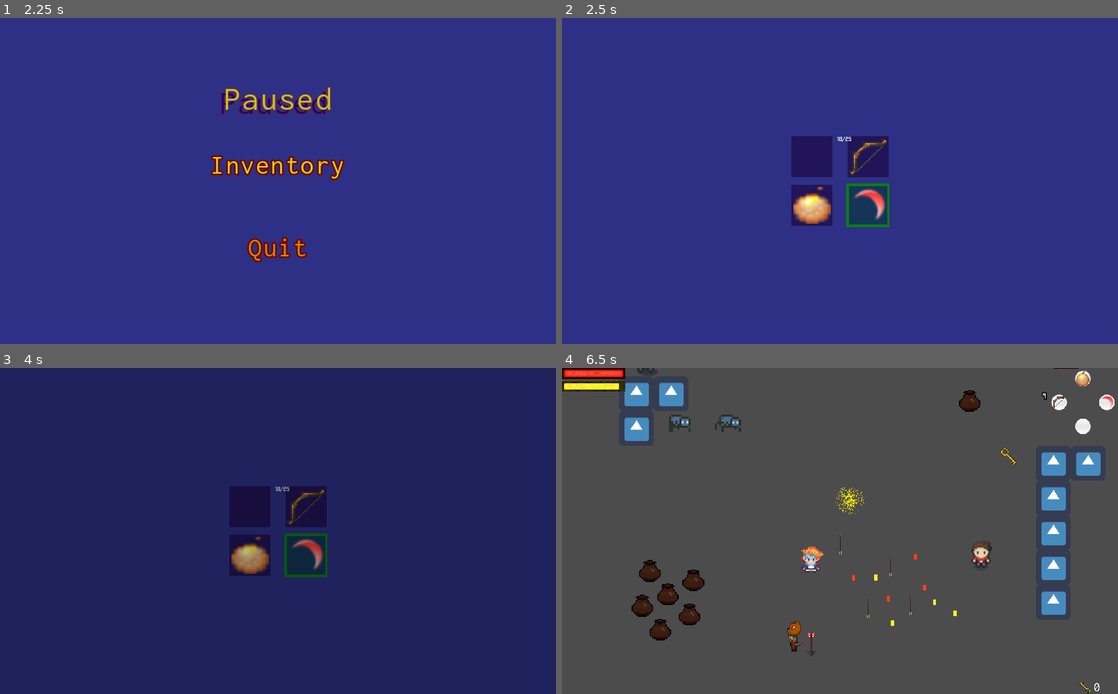
Above: before the commit, frames 1-4 (two rows, left to right).
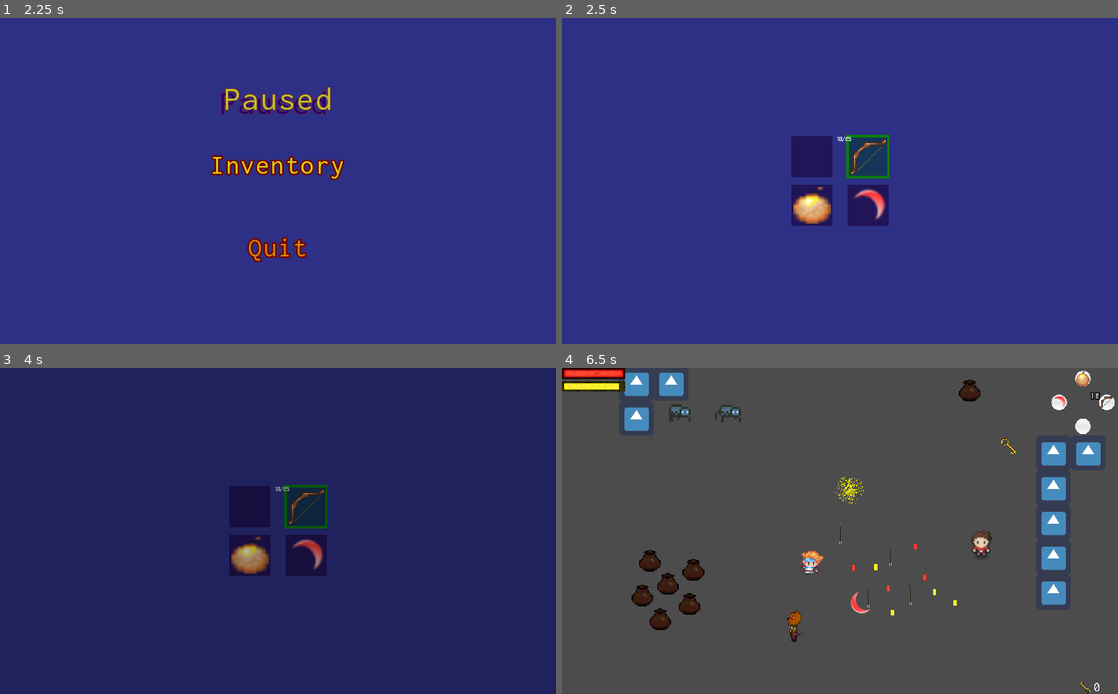
Above: after the commit, the same moments.

Repository: THESTICK16/Spirit-of-the-Unseen-prototype
Game: Godot game, scene res://UI/Menus/PauseMenu/PauseScreen.tscn
Same seed, same stepped clock (60 frames per second), same inputs: the game is played once before the commit and once after it. This scene is started directly instead of the project's main scene. The engine's default icon, where the game draws it, is replaced by a stand-in: a white triangle on a blue panel in a dark square.
Inputs (mouse positions are in pixels of both pictures, inside the frame that each line leads up to):
- Up to frame 1 (2.25 s): click "Inventory" at 0.5 s; tap Enter (ui_accept) at 1.25, 1.52, 2 s; move the mouse to (400, 164) at 1.27 s; hold Right (ui_right) 1.28-2.03 s; tap L (a) at 1.35 s; click (400, 164) at 1.42 s; tap K (b) at 1.55, 2.1 s; move the mouse to (166, 197) at 2.02 s; hold Down (ui_down) from 2.03 s (still down)
- Up to frame 2 (2.5 s): keep holding Down (ui_down); tap Enter (ui_accept) at 2.27 s; tap P (x) at 2.3 s
- Up to frame 3 (4 s): tap Enter (ui_accept) at 2.75, 3.5, 3.77 s; move the mouse to (333, 459) at 2.77 s; release Down (ui_down) at 2.78 s; hold Right (ui_right) 2.78-3.53 s; tap P (x) at 2.85 s; tap O (y) at 3.05, 3.6 s; move the mouse to (250, 596) at 3.52 s; hold Up (ui_up) from 3.53 s (still down); click (250, 596) at 3.67 s; tap L (a) at 3.8 s
- Up to frame 4 (6.5 s): move the mouse to (1006, 579) at 4.27 s; release Up (ui_up) at 4.28 s; hold Left (ui_left) 4.28-5.78 s; tap L (a) at 4.35 s; tap K (b) at 4.55, 5.1 s; move the mouse to (673, 482) at 5.02 s; tap Enter (ui_accept) at 5.27 s; tap P (x) at 5.3 s; move the mouse to (867, 531) at 5.77 s; hold Down (ui_down) from 5.78 s (still down); tap Shift (toggle_eyes) at 5.85 s; click (867, 531) at 5.92 s; tap O (y) at 6.05 s

Frame 1 is identical in both runs. In frame 2, 1.7% of the frame differs, in the area x 51-59%, y 35-65%; in frame 3, 0.5%; in frame 4, 6.9%, in the area x 11-100%, y 0-89%.

Commit message:
fixed inventory menu to work properly in the pausescreen and added a visual layout to the button control option screen

Diff:
--- a/UI/Inventory/Inventory.gd
+++ b/UI/Inventory/Inventory.gd
@@ -32,7 +32,8 @@
 			set_currently_selected_item(item) #self.currently_selected_item = item
 			break
 
-func _unhandled_input(_event):
+func _input(event):
+#func _unhandled_input(_event):
 #	var current_index = items.find(currently_selected_item)
 	var input = Vector2.ZERO
 	input.x = Input.get_action_strength("ui_right") - Input.get_action_strength("ui_left")
--- a/UI/Inventory/InventoryItem.gd
+++ b/UI/Inventory/InventoryItem.gd
@@ -8,6 +8,7 @@
 onready var selected_background = $SelectedBackgroundColorRect
 onready var reference_rect = $ReferenceRect
 onready var stock_label = $StockLabel
+onready var visibility_notifier = $VisibilityNotifier2D
 
 ### Emitted when the player gets or loses the item
 #signal item_acquisition_changed(has_item)
@@ -96,10 +97,10 @@
 ## @param button a single character containing 'a', 'b', 'x', or 'y' representing the button to which this item should be assigned
 func equipped(button : String):
 #	if button != 'a' and button != 'b' and button != 'x' and button != 'y':
-	if not equipped_items.equippable_buttons.has(button):
+	if not equipped_items.equippable_buttons.has(button) or not visibility_notifier.is_on_screen() or not player_has_item:
 		return
-	if not player_has_item:
-		return
+#	if not player_has_item:
+#		return
 
 	var new_equipped_item: Item = equipment.get_item_resource(item_name)
 #	emit_signal("item_equipped", item, button) #This returns he PackedScene of the item, which cannot be used to update icons, etc.
--- a/UI/Inventory/InventoryItem.tscn
+++ b/UI/Inventory/InventoryItem.tscn
@@ -72,3 +72,5 @@
 __meta__ = {
 "_edit_use_anchors_": false
 }
+
+[node name="VisibilityNotifier2D" type="VisibilityNotifier2D" parent="."]
--- a/UI/Menus/Options/ControlOptionsMenu.tscn
+++ b/UI/Menus/Options/ControlOptionsMenu.tscn
@@ -1,7 +1,12 @@
-[gd_scene load_steps=3 format=2]
+[gd_scene load_steps=6 format=2]
 
 [ext_resource path="res://UI/Menus/Options/ControlOptionsMenu.gd" type="Script" id=1]
 [ext_resource path="res://Settings/KeybindMapping/KeybindSettings.tscn" type="PackedScene" id=2]
+[ext_resource path="res://Assets/Fonts/Inconsolata/static/Inconsolata/Inconsolata-Regular.ttf" type="DynamicFontData" id=3]
+[ext_resource path="res://UI/Menus/Options/ControllerButtonLabels.tscn" type="PackedScene" id=4]
+
+[sub_resource type="DynamicFont" id=1]
+font_data = ExtResource( 3 )
 
 [node name="ControlOptionsMenu" type="Control"]
 anchor_right = 1.0
@@ -10,6 +15,8 @@
 __meta__ = {
 "_edit_use_anchors_": false
 }
+
+[node name="ControllerButtonLabels" parent="." instance=ExtResource( 4 )]
 
 [node name="ControlOptions" type="VBoxContainer" parent="."]
 anchor_right = 1.0
@@ -27,4 +34,13 @@
 "_edit_use_anchors_": false
 }
 
+[node name="Label" type="Label" parent="ControlOptions"]
+margin_top = 54.0
+margin_right = 1024.0
+margin_bottom = 72.0
+custom_fonts/font = SubResource( 1 )
+text = "(Keyboard Controls Only)"
+align = 1
+valign = 1
+
 [node name="KeybindSettings" parent="." instance=ExtResource( 2 )]
--- /dev/null
+++ b/UI/Menus/Options/ControllerButtonLabels.tscn
@@ -0,0 +1,154 @@
+[gd_scene load_steps=4 format=2]
+
+[ext_resource path="res://Assets/Fonts/Inconsolata/static/Inconsolata/Inconsolata-Regular.ttf" type="DynamicFontData" id=1]
+[ext_resource path="res://Assets/circle.png" type="Texture" id=2]
+
+[sub_resource type="DynamicFont" id=1]
+size = 20
+font_data = ExtResource( 1 )
+
+[node name="ControllerButtonLabels" type="GridContainer"]
+anchor_left = 1.0
+anchor_top = 1.0
+anchor_right = 1.0
+anchor_bottom = 1.0
+margin_left = -95.0
+margin_top = -95.0
+columns = 3
+__meta__ = {
+"_edit_use_anchors_": false
+}
+
+[node name="Filler" type="Control" parent="."]
+margin_right = 29.0
+margin_bottom = 29.0
+size_flags_horizontal = 3
+size_flags_vertical = 3
+
+[node name="ButtonExample" type="TextureRect" parent="."]
+margin_left = 33.0
+margin_right = 62.0
+margin_bottom = 29.0
+size_flags_horizontal = 3
+size_flags_vertical = 3
+texture = ExtResource( 2 )
+
+[node name="Label" type="Label" parent="ButtonExample"]
+anchor_left = 0.5
+anchor_top = 0.5
+anchor_right = 0.5
+anchor_bottom = 0.5
+margin_left = -20.0
+margin_top = -11.0
+margin_right = 20.0
+margin_bottom = 11.0
+custom_colors/font_color = Color( 0, 0, 0, 1 )
+custom_fonts/font = SubResource( 1 )
+text = "X"
+align = 1
+valign = 1
+__meta__ = {
+"_edit_use_anchors_": false
+}
+
+[node name="Filler2" type="Control" parent="."]
+margin_left = 66.0
+margin_right = 95.0
+margin_bottom = 29.0
+size_flags_horizontal = 3
+size_flags_vertical = 3
+
+[node name="ButtonExample2" type="TextureRect" parent="."]
+margin_top = 33.0
+margin_right = 29.0
+margin_bottom = 62.0
+size_flags_horizontal = 3
+size_flags_vertical = 3
+texture = ExtResource( 2 )
+
+[node name="Label" type="Label" parent="ButtonExample2"]
+anchor_left = 0.5
+anchor_top = 0.5
+anchor_right = 0.5
+anchor_bottom = 0.5
+margin_left = -20.0
+margin_top = -11.0
+margin_right = 20.0
+margin_bottom = 11.0
+custom_colors/font_color = Color( 0, 0, 0, 1 )
+custom_fonts/font = SubResource( 1 )
+text = "Y"
+align = 1
+valign = 1
+__meta__ = {
+"_edit_use_anchors_": false
+}
+
+[node name="Filler3" type="Control" parent="."]
+margin_left = 33.0
+margin_top = 33.0
+margin_right = 62.0
+margin_bottom = 62.0
+size_flags_horizontal = 3
+size_flags_vertical = 3
+
+[node name="ButtonExample3" type="TextureRect" parent="."]
+margin_left = 66.0
+margin_top = 33.0
+margin_right = 95.0
+margin_bottom = 62.0
+size_flags_horizontal = 3
+size_flags_vertical = 3
+texture = ExtResource( 2 )
+
+[node name="Label" type="Label" parent="ButtonExample3"]
+anchor_left = 0.5
+anchor_top = 0.5
+anchor_right = 0.5
+anchor_bottom = 0.5
+margin_left = -20.0
+margin_top = -11.0
+margin_right = 20.0
+margin_bottom = 11.0
+custom_colors/font_color = Color( 0, 0, 0, 1 )
+custom_fonts/font = SubResource( 1 )
+text = "A"
+align = 1
+valign = 1
+__meta__ = {
+"_edit_use_anchors_": false
+}
+
+[node name="Filler4" type="Control" parent="."]
+margin_top = 66.0
+margin_right = 29.0
+margin_bottom = 95.0
+size_flags_horizontal = 3
+size_flags_vertical = 3
+
+[node name="ButtonExample4" type="TextureRect" parent="."]
+margin_left = 33.0
+margin_top = 66.0
+margin_right = 62.0
+margin_bottom = 95.0
+size_flags_horizontal = 3
+size_flags_vertical = 3
+texture = ExtResource( 2 )
+
+[node name="Label" type="Label" parent="ButtonExample4"]
+anchor_left = 0.5
+anchor_top = 0.5
+anchor_right = 0.5
+anchor_bottom = 0.5
+margin_left = -20.0
+margin_top = -11.0
+margin_right = 20.0
+margin_bottom = 11.0
+custom_colors/font_color = Color( 0, 0, 0, 1 )
+custom_fonts/font = SubResource( 1 )
+text = "B"
+align = 1
+valign = 1
+__meta__ = {
+"_edit_use_anchors_": false
+}
